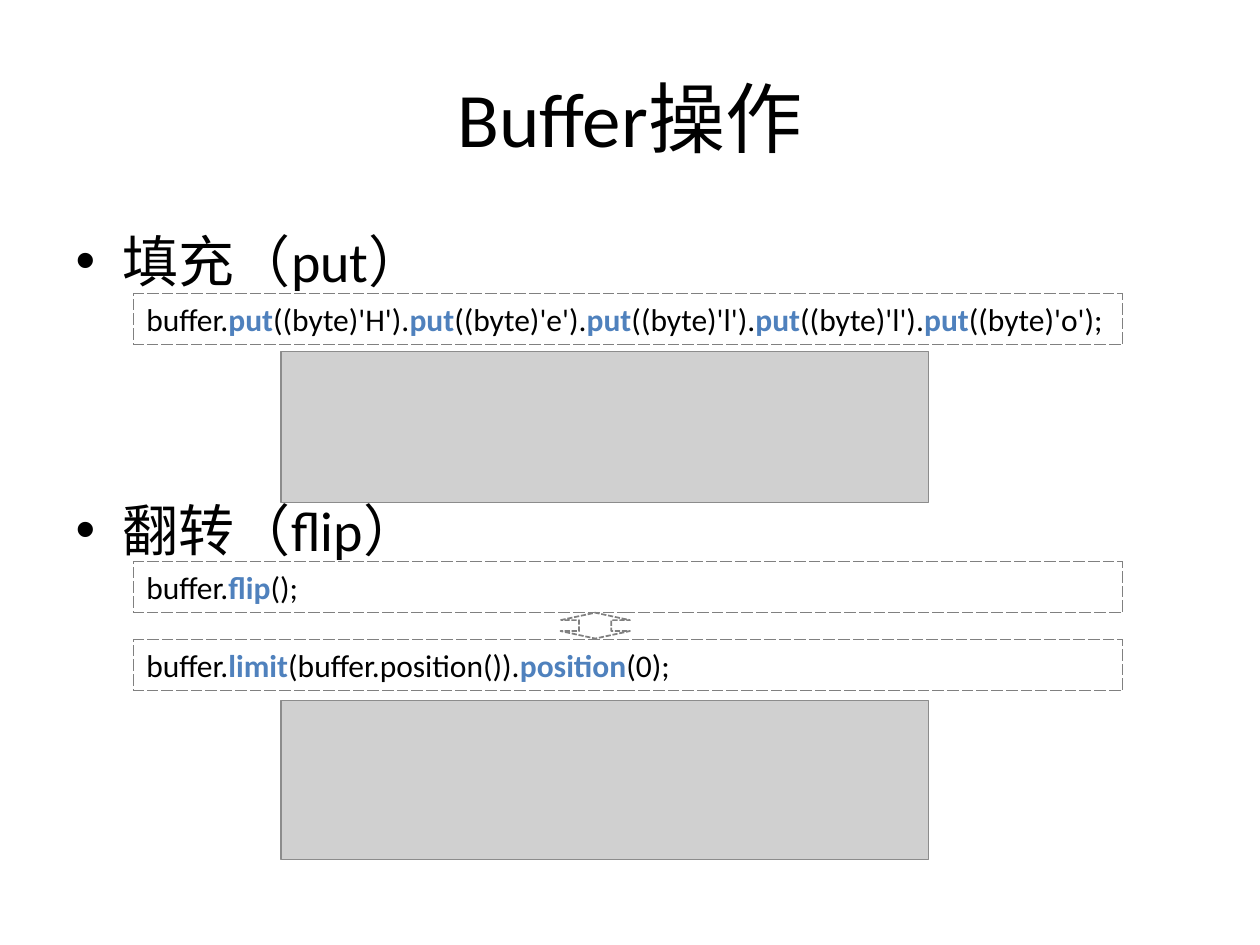
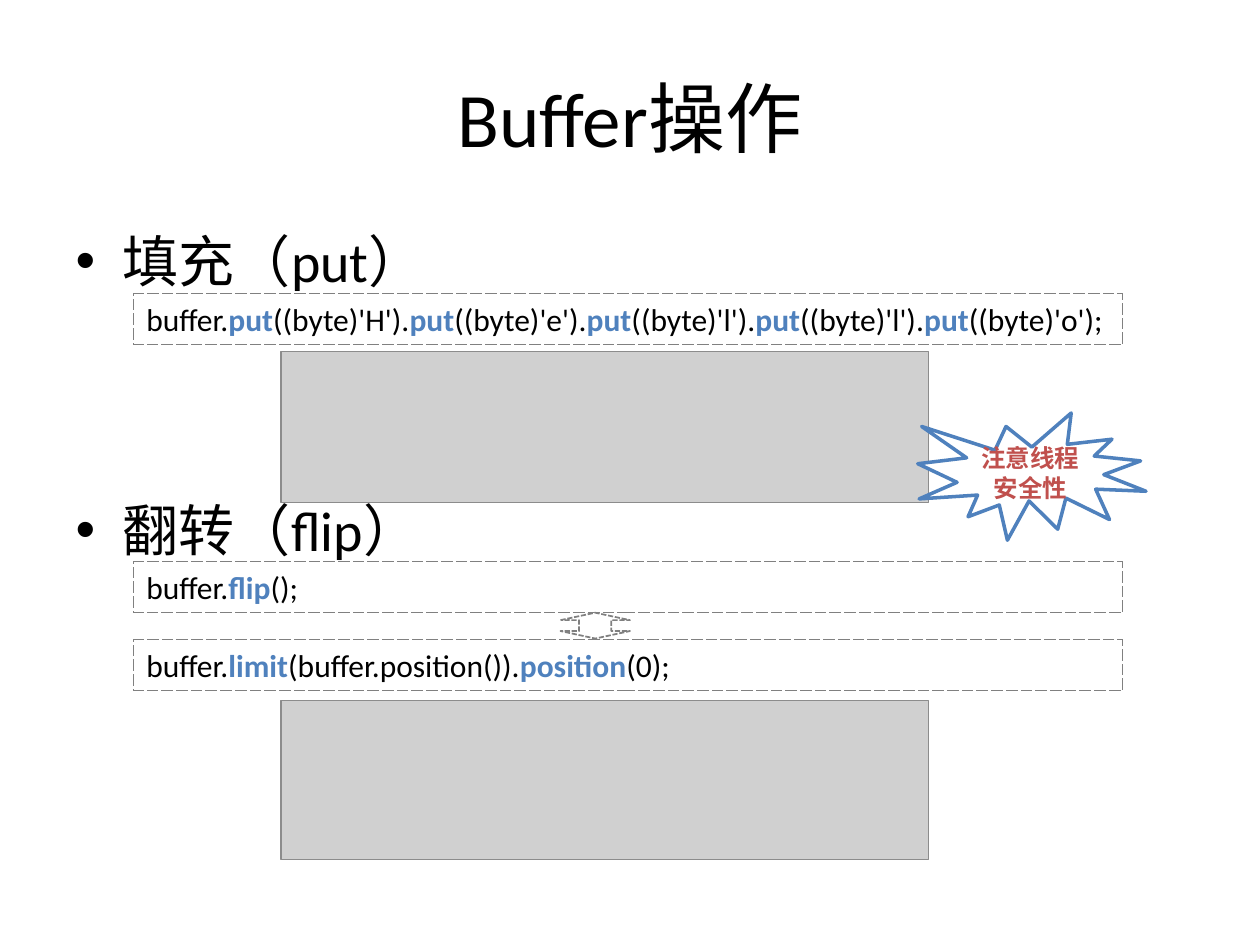
Before and after one commit to guhanjie/Knowledge-sharing, a slide deck: slide 9 of 扒一扒Java IO那些事儿.pptx. Drawn at 1260x945 pixels with LibreOffice and Linux fonts; fonts in the diff are those of the drawing; grey boxes stand for pictures. Boxes give left, top, right and bottom in pixels: in the first picture for what was removed or moved away, otherwise in the second. Text is boxed around its words. In the diff, an @@ line names an element or a change of style, - is before the commit and + after.

```diff
--- a/扒一扒Java IO那些事儿.pptx
+++ b/扒一扒Java IO那些事儿.pptx
@@ irregular seal added at (x1=917, y1=413, x2=1145, y2=541), fill #FFFFFF, outline #4F81BD 2 pt, 14 pt, text #C0504D, bold @@
+注意线程安全性
```
Also in this commit, not shown: 8 other slides changed, 7 slides added, 1 slide removed.
